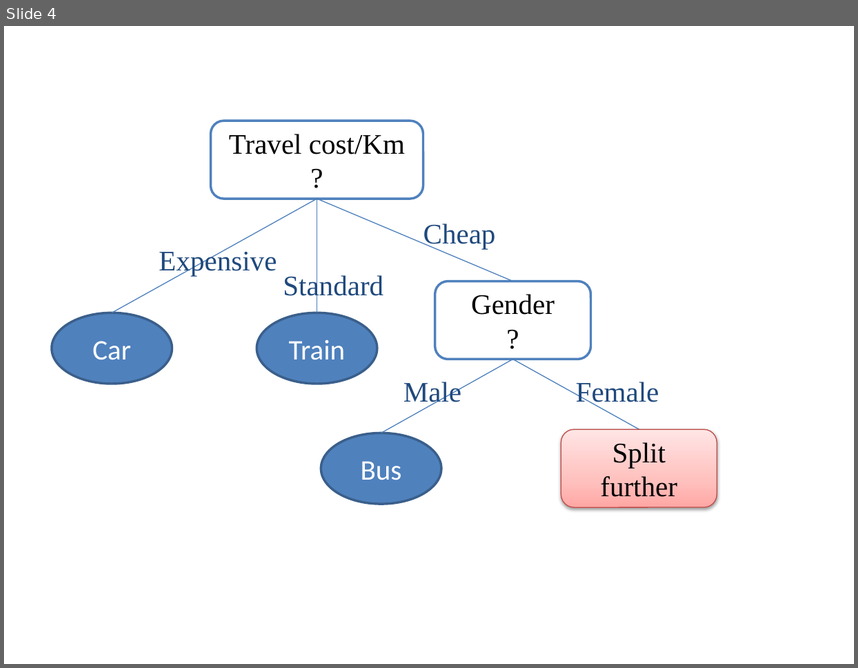
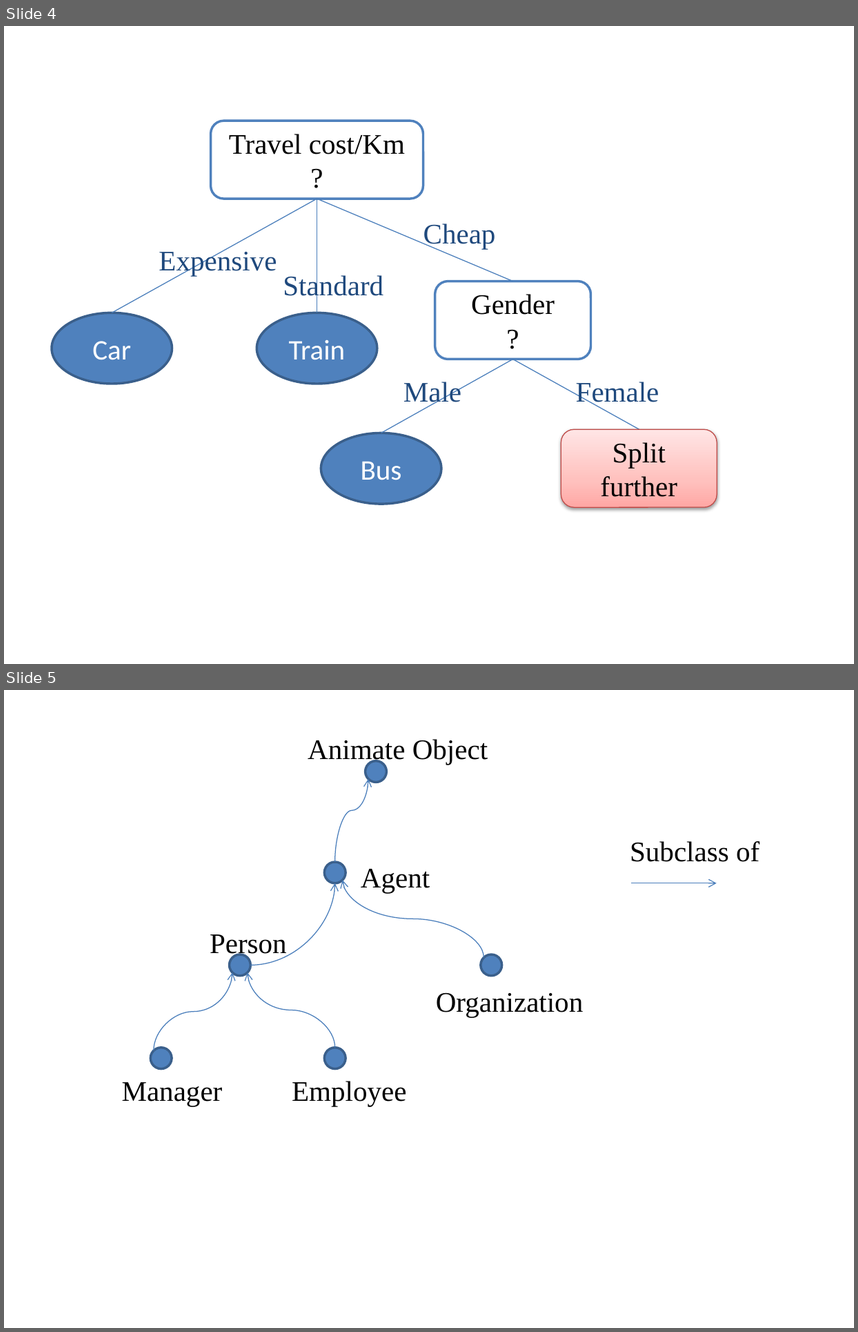
Before and after one commit to khanhduy94/jobzoom, a slide deck: Documents/Thesis Report Picture.pptx. Shown one above the other, each under a label of ours: slide 4 before the commit, slides 4 and 5 after it. The pictures are 858x668 and 858x1332 pixels, drawn with LibreOffice and Linux fonts; fonts in the diff are those of the drawing. Boxes give left, top, right and bottom in pixels: in the first picture for what was removed or moved away, otherwise in the second. Text is boxed around its words. In the diff, an @@ line names an element or a change of style, - is before the commit and + after.

```diff
--- a/Documents/Thesis Report Picture.pptx
+++ b/Documents/Thesis Report Picture.pptx
@@ slide 5 added at box(4, 690, 854, 1328), background #FFFFFF @@
@@ text added at box(308, 739, 488, 764), 24 pt, text #000000 @@
+Animate Object
@@ ellipse added at box(366, 760, 386, 782), fill #4F81BD, outline #3A5F8C 2 pt @@
@@ curved arrow added from (335, 862) to (369, 779), #4B7EBC 0.75 pt @@
@@ text added at box(630, 841, 760, 862), 24 pt, text #000000 @@
+Subclass of
@@ ellipse added at box(324, 862, 346, 883), fill #4F81BD, outline #3A5F8C 2 pt @@
@@ text added at box(361, 869, 430, 893), 24 pt, text #000000 @@
+Agent
@@ curved arrow added from (250, 965) to (335, 883), #4B7EBC 0.75 pt @@
@@ curved arrow added from (484, 958) to (342, 880), #4B7EBC 0.75 pt @@
@@ arrow added from (631, 883) to (716, 883), #4B7EBC 0.75 pt @@
@@ text added at box(210, 934, 287, 958), 24 pt, text #000000 @@
+Person
@@ ellipse added at box(229, 954, 250, 976), fill #4F81BD, outline #3A5F8C 2 pt @@
@@ ellipse added at box(481, 954, 502, 976), fill #4F81BD, outline #3A5F8C 2 pt @@
@@ curved arrow added from (154, 1050) to (232, 972), #4B7EBC 0.75 pt @@
@@ curved arrow added from (335, 1047) to (247, 972), #4B7EBC 0.75 pt @@
@@ text added at box(436, 992, 584, 1017), 24 pt, text #000000 @@
+Organization
@@ ellipse added at box(150, 1047, 172, 1068), fill #4F81BD, outline #3A5F8C 2 pt @@
@@ ellipse added at box(324, 1047, 346, 1068), fill #4F81BD, outline #3A5F8C 2 pt @@
@@ text added at box(122, 1082, 223, 1106), 24 pt, text #000000 @@
+Manager
@@ text added at box(292, 1081, 406, 1106), 24 pt, text #000000 @@
+Employee
```
Also in this commit, not shown: 1 other file.
